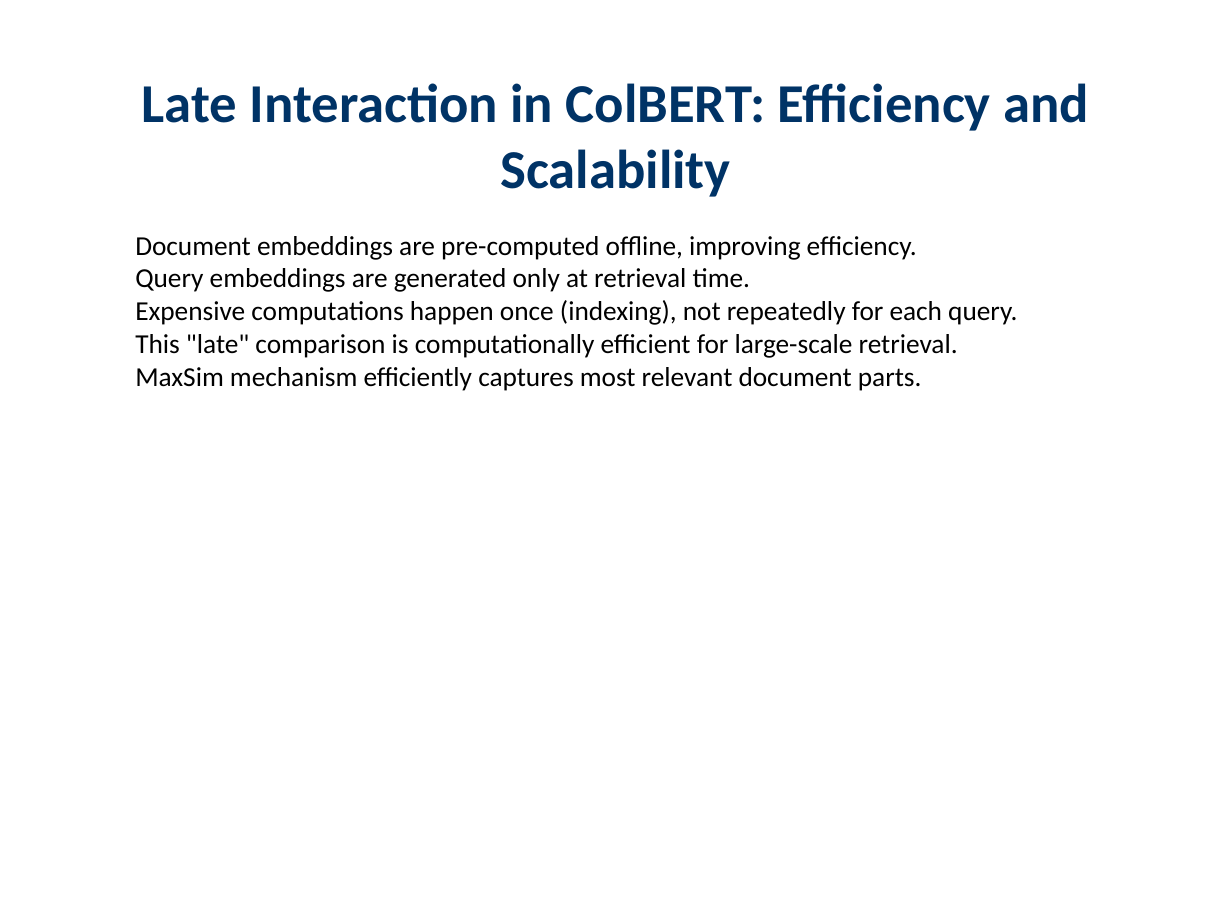
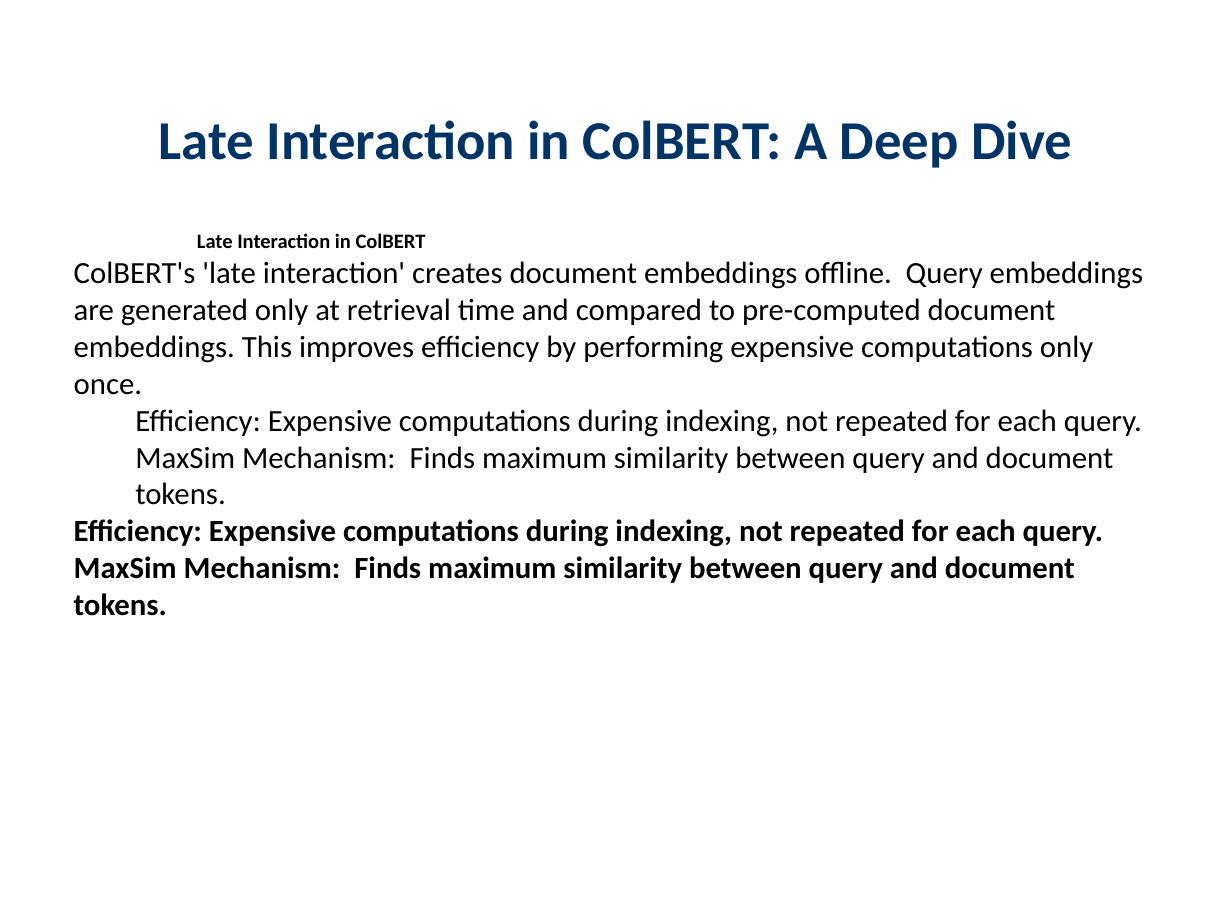
Before and after one commit to haadirakhangi/Edunexus, a slide deck: slide 10 of server-side/server/teacher/downloaded-presentations/Large Language Models/Colbert.pptx (slide 13 before the commit). Drawn at 1232x924 pixels with LibreOffice and Linux fonts; fonts in the diff are those of the drawing. Boxes give left, top, right and bottom in pixels: in the first picture for what was removed or moved away, otherwise in the second. Text is boxed around its words. In the diff, an @@ line names an element or a change of style, - is before the commit and + after.

```diff
--- a/server-side/server/teacher/downloaded-presentations/Large Language Models/Colbert.pptx
+++ b/server-side/server/teacher/downloaded-presentations/Large Language Models/Colbert.pptx
@@ text at bbox=[159, 120, 1072, 168]: text changed @@
-Late Interaction in ColBERT: Efficiency and Scalability
+Late Interaction in ColBERT: A Deep Dive
@@ text at bbox=[74, 233, 1143, 616]: text changed; size 16 to 18 pt @@
-  Document embeddings are pre-computed offline, improving efficiency.
-  Query embeddings are generated only at retrieval time.
-  Expensive computations happen once (indexing), not repeatedly for each query.
-  This "late" comparison is computationally efficient for large-scale retrieval.
-  MaxSim mechanism efficiently captures most relevant document parts.
+    Late Interaction in ColBERT
+ColBERT's 'late interaction' creates document embeddings offline. Query embeddings are generated only at retrieval time and compared to pre-computed document embeddings. This improves efficiency by performing expensive computations only once.
+  Efficiency: Expensive computations during indexing, not repeated for each query.
+  MaxSim Mechanism: Finds maximum similarity between query and document tokens.
+Efficiency: Expensive computations during indexing, not repeated for each query.
+MaxSim Mechanism: Finds maximum similarity between query and document tokens.
```
Also in this commit, not shown: 7 other slides changed, 5 slides added, 15 slides removed, 4 other files.
